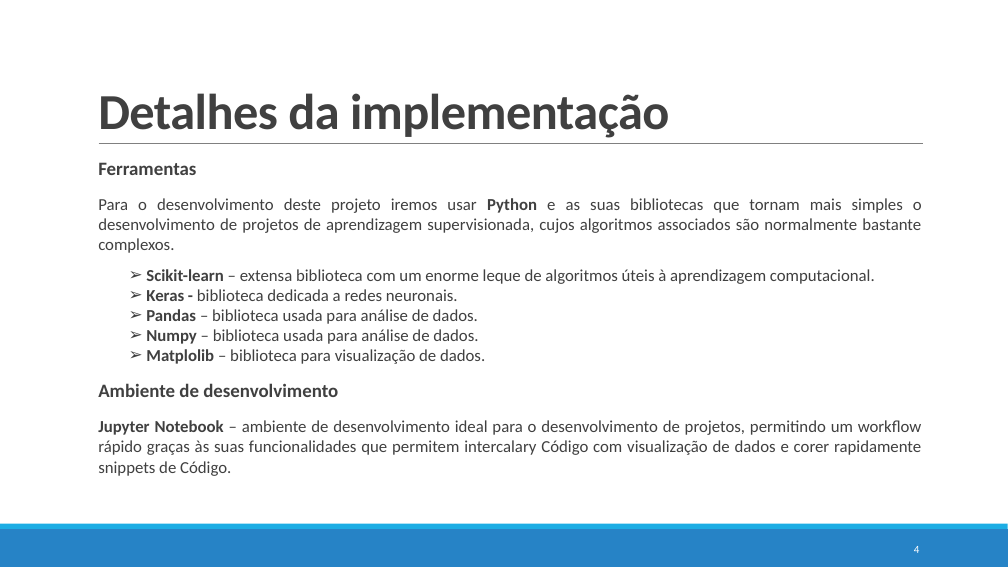
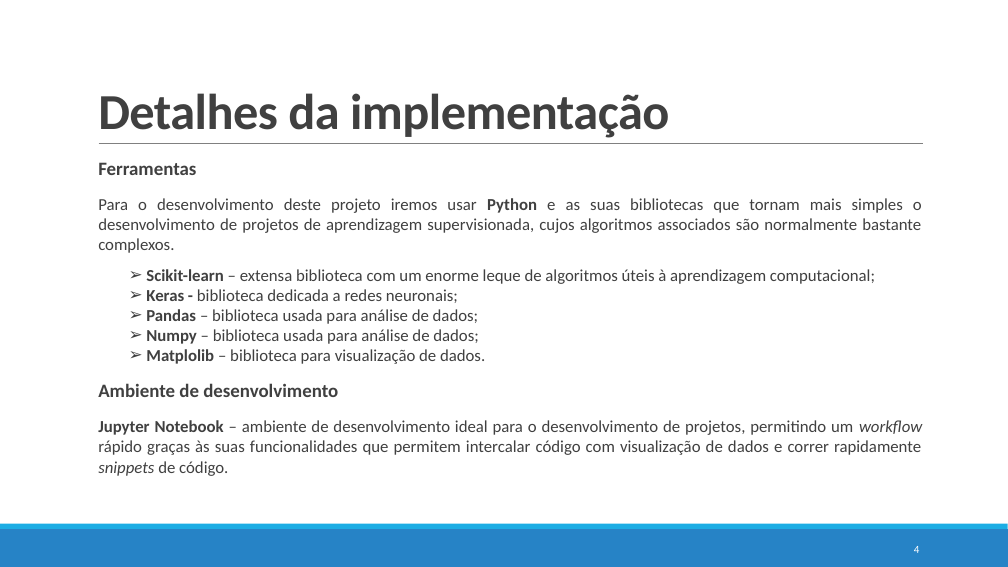
Before and after one commit to pedrovponte/IART-g39, a slide deck: slide 4 of proj2/docs/checkpoint.pptx. Drawn at 1008x567 pixels with LibreOffice and Linux fonts; fonts in the diff are those of the drawing. Boxes give left, top, right and bottom in pixels: in the first picture for what was removed or moved away, otherwise in the second. Text is boxed around its words. In the diff, an @@ line names an element or a change of style, - is before the commit and + after.

```diff
--- a/proj2/docs/checkpoint.pptx
+++ b/proj2/docs/checkpoint.pptx
@@ text at <box>146,269,875,344</box>: text changed @@
-➢ Scikit-learn – extensa biblioteca com um enorme leque de algoritmos úteis à aprendizagem computacional.
-➢ Keras - biblioteca dedicada a redes neuronais.
-➢ Pandas – biblioteca usada para análise de dados.
-➢ Numpy – biblioteca usada para análise de dados.
+➢ Scikit-learn – extensa biblioteca com um enorme leque de algoritmos úteis à aprendizagem computacional;
+➢ Keras - biblioteca dedicada a redes neuronais;
+➢ Pandas – biblioteca usada para análise de dados;
+➢ Numpy – biblioteca usada para análise de dados;
@@ text at <box>98,420,922,476</box>: text changed @@
-  Jupyter Notebook – ambiente de desenvolvimento ideal para o desenvolvimento de projetos, permitindo um workflow rápido graças às suas funcionalidades que permitem intercalary Código com visualização de dados e corer rapidamente snippets de Código.
+  Jupyter Notebook – ambiente de desenvolvimento ideal para o desenvolvimento de projetos, permitindo um workflow rápido graças às suas funcionalidades que permitem intercalar código com visualização de dados e correr rapidamente snippets de código.
```
Also in this commit, not shown: 4 other slides changed, 1 other file.
